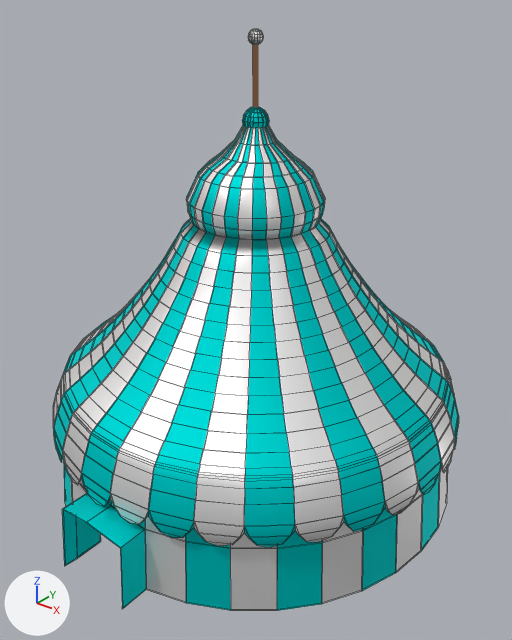
What one commit did to the Blender file Blender/Circo.blend.
The view is the same before and after, from a camera (50 mm lens) standing at (3.83, -4.79, 4.64) and looking at (0.16, -0.19, 1.79). Lighting does not change. The marker at lower left points along +X, +Y and +Z. Mesh edges are drawn as thin lines.

The older version as bpy lines, for what is in view:
```python
mat_blanco = principled_material('Blanco')
mat_blanco.base_color = (1.0, 1.0, 1.0)  # white #ffffff
mat_blanco.metallic = 0.75
mat_blanco.sheen_weight = 0.2
me_cylinder_004 = bpy.data.meshes.new('Cylinder.004')
me_cylinder_004.from_pydata(...)  # 2704 vertices, 2696 faces; spans x -1.99..1.99, y -2.18..2.01, z -1.94..2.31
# faces by material slot: [1364, 1278, 54]
me_cylinder_004.materials.append(mat_rojo)  # cyan #00ffff
me_cylinder_004.materials.append(mat_blanco)  # white #ffffff
me_cylinder_004.materials.append(mat_material_005)  # orange #ffb070
ob_carpa_circo = bpy.data.objects.new('Carpa Circo', me_cylinder_004)
ob_carpa_circo.location = (0.0, -0.03, 1.94)
```
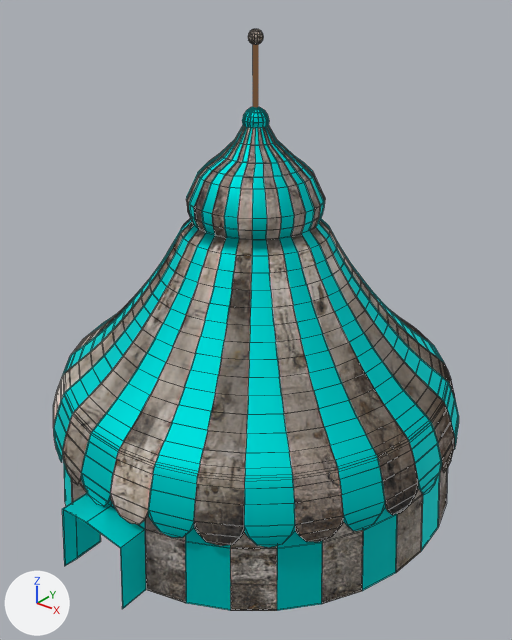
Where the change shows, as pixel boxes (x1, y1, x2, y2) in the pictures (512 x 640 px):
'Carpa Circo', surface changed, reshaped (white to grey)
    both: (53, 29, 459, 611)
part 1 of me_cylinder_004, added
    after: (62, 460, 448, 611)
part 2 of me_cylinder_004, deleted
    before: (62, 460, 448, 611)
part 3 of me_cylinder_004, surface changed
    both: (53, 29, 457, 549)

The change, as a diff of the scene's bpy script:
```diff
--- a/Blender/Circo.blend.py
+++ b/Blender/Circo.blend.py
@@ img_tela2_normal_map_png @@
+img_tela2_normal_map_png = load_image('Tela2 Normal Map.png', '../Imágenes útiles/Tela2 Normal Map.png', 740, 987, 'sRGB')
@@ img_tela__2__jpg @@
+img_tela__2__jpg = load_image('Tela (2).jpg', '../Imágenes útiles/Tela (2).jpg', 740, 987, 'sRGB')
@@ mat_blanco @@
 mat_blanco = bpy.data.materials.new('Blanco')
-# nodes: BsdfPrincipled, OutputMaterial
-# colours: white #ffffff
+# nodes: BsdfPrincipled, NormalMap, OutputMaterial, TexImage x2
+# uses the picture img_tela2_normal_map_png
+# uses the picture img_tela__2__jpg
@@ me_cylinder_004 @@
 # used by ob_carpa_circo; location = (0.0, -0.03, 1.94)
-me_cylinder_004.from_pydata(...)  # 2704 vertices, 2696 faces; spans x -1.99..1.99, y -2.18..2.01, z -1.94..2.31
+me_cylinder_004.from_pydata(...)  # 2856 vertices, 2695 faces; spans x -1.99..1.99, y -2.18..2.01, z -1.94..2.31
+# me_cylinder_004 part 1: a new loose piece of 152 vertices spanning x -1.98..1.97, y -2.18..1.99, z -1.94..-1.33
+# me_cylinder_004 part 2
+# 76 faces are deleted
+# me_cylinder_004 part 3: 2616 kept faces spanning x -1.99..1.99, y -2.18..2.01, z -1.94..2.31 get new texture (UV) coordinates
 me_cylinder_004.materials.append(mat_rojo)
```
